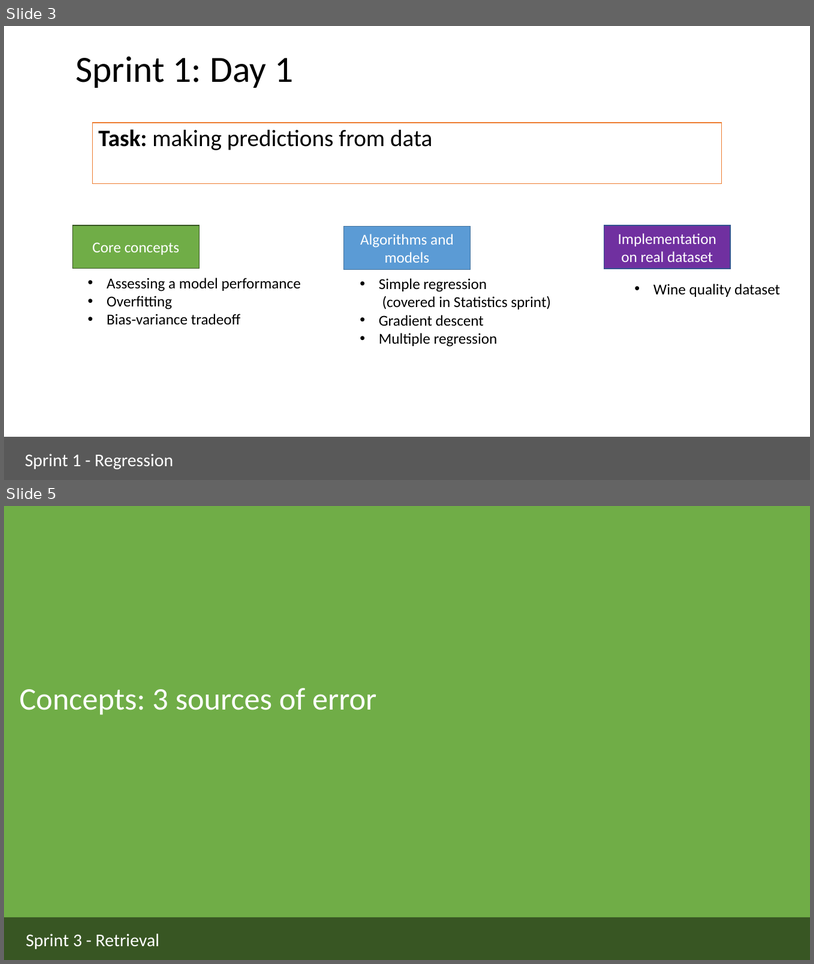
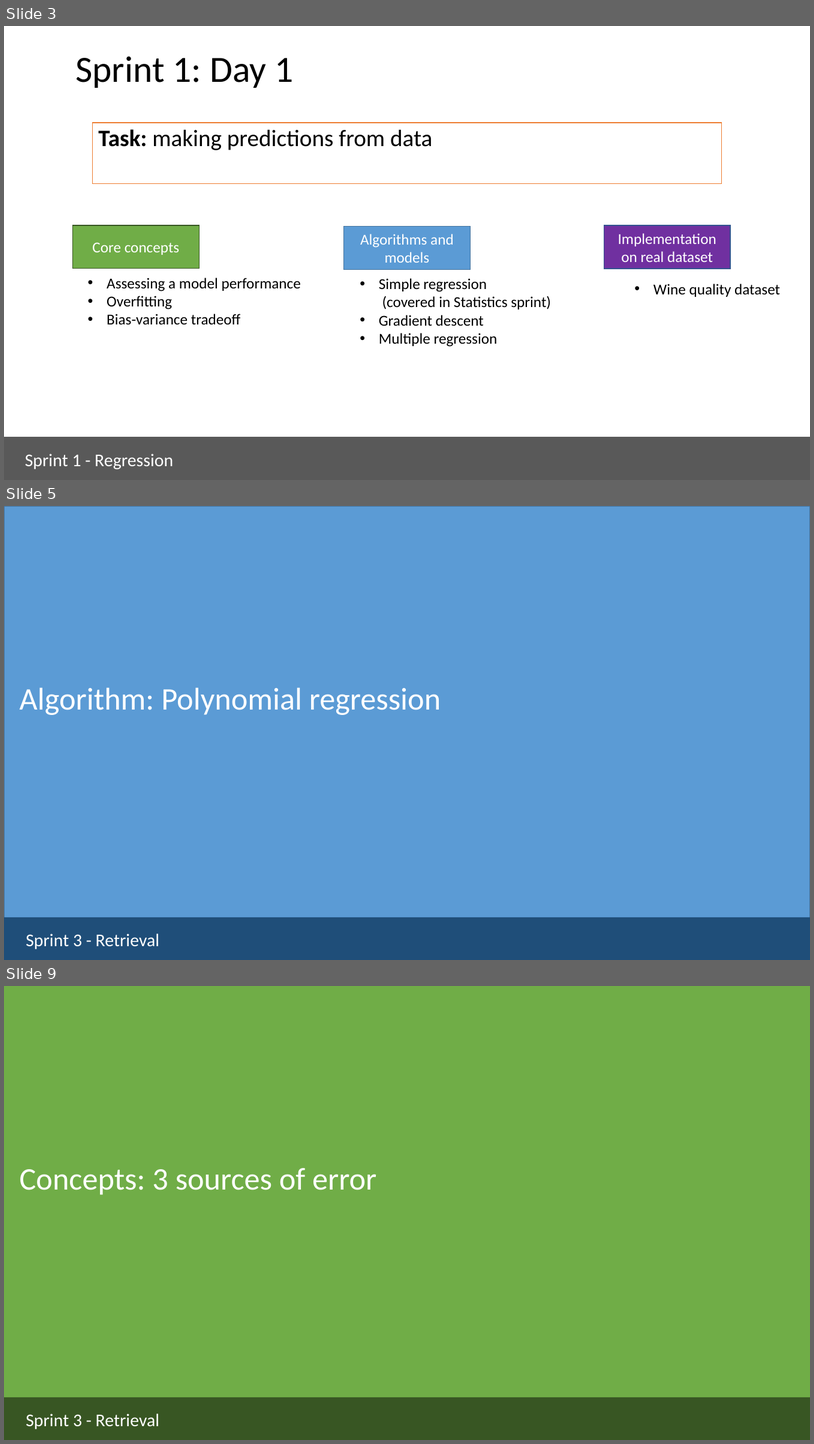
Before and after one commit to ua-dsf/ML_sprint, a slide deck: sprint1_regression/module1_regression_part2.pptx. Shown one above the other, each under a label of ours: slides 3 and 5 before the commit, slides 3, 5 and 9 after it; the slides between them are not shown. The pictures are 814x964 and 814x1444 pixels, drawn with LibreOffice and Linux fonts; fonts in the diff are those of the drawing. Boxes give left, top, right and bottom in pixels: in the first picture for what was removed or moved away, otherwise in the second. Text is boxed around its words. In the diff, an @@ line names an element or a change of style, - is before the commit and + after.

```diff
--- a/sprint1_regression/module1_regression_part2.pptx
+++ b/sprint1_regression/module1_regression_part2.pptx
@@ slide 5 added at box(4, 506, 810, 960), background #FFFFFF @@
@@ rectangle added at box(4, 506, 810, 960), fill #5B9BD5, outline #43739E 1 pt @@
@@ text added at box(20, 687, 441, 715), 37.3 pt, text #FFFFFF @@
+Algorithm: Polynomial regression
@@ rectangle added at box(4, 917, 810, 960), fill #1F4E79 @@
@@ text added at box(26, 933, 160, 949), 21.3 pt, text #FFFFFF @@
+Sprint 3 - Retrieval
@@ what was slide 5 is now slide 9 @@
```
Also in this commit, not shown: 1 slide changed, 3 other slides added, 1 other file.
